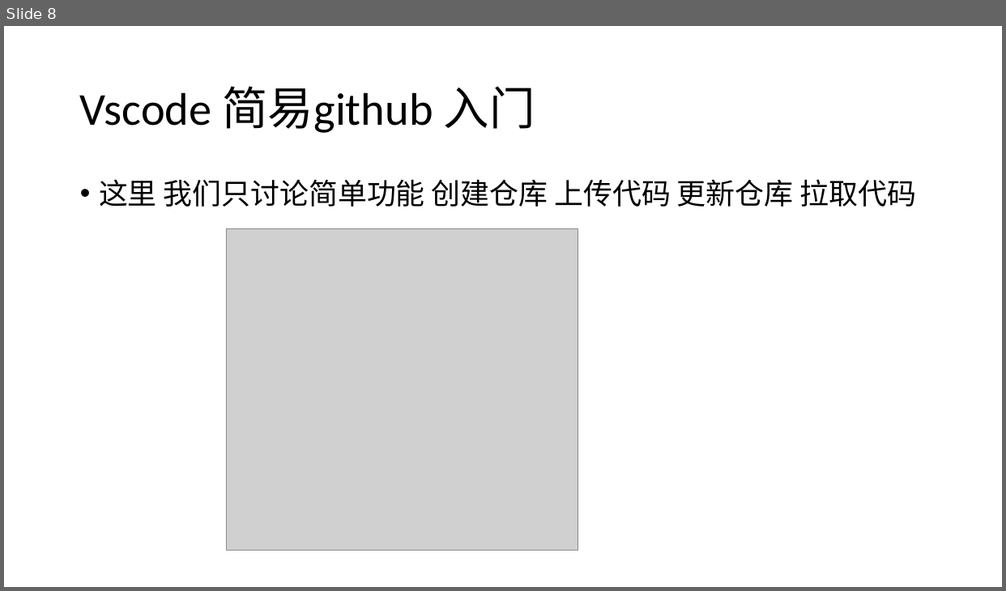
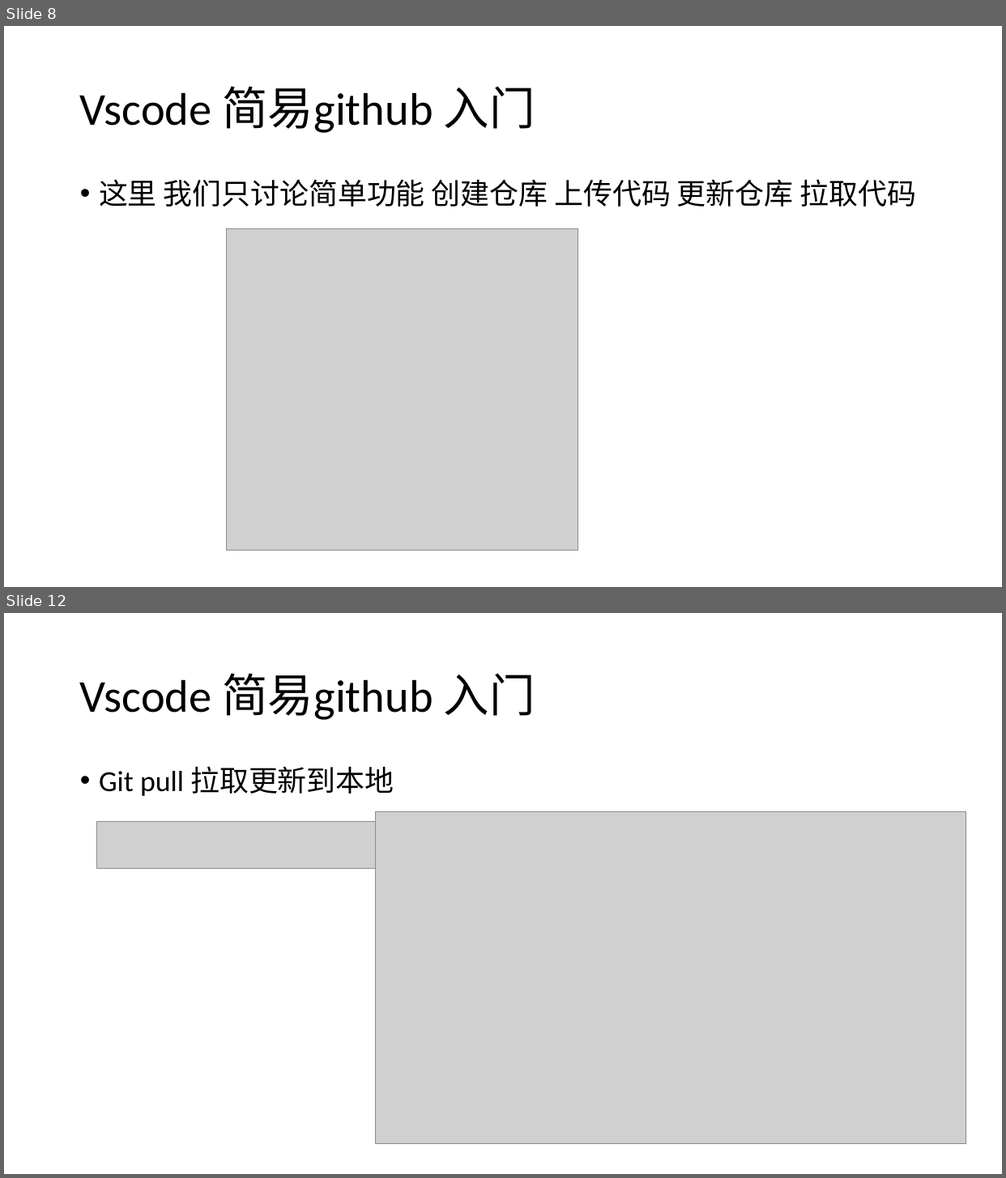
Before and after one commit to sfyzsr/learn, a slide deck: 1.pptx. Shown one above the other, each under a label of ours: slide 8 before the commit, slides 8 and 12 after it; the slides between them are not shown. The pictures are 1006x591 and 1006x1178 pixels, drawn with LibreOffice and Linux fonts; fonts in the diff are those of the drawing; grey boxes stand for pictures. Boxes give left, top, right and bottom in pixels: in the first picture for what was removed or moved away, otherwise in the second. Text is boxed around its words. In the diff, an @@ line names an element or a change of style, - is before the commit and + after.

```diff
--- a/1.pptx
+++ b/1.pptx
@@ slide 12 added at box(4, 613, 1002, 1174), background #FFFFFF @@
@@ title added at box(80, 673, 535, 720), 44 pt, text #000000 @@
+Vscode 简易github 入门
@@ text added at box(99, 766, 394, 796), 28 pt, text #000000 @@
+• Git pull 拉取更新到本地
@@ picture added at box(97, 822, 389, 868) @@
@@ picture added at box(375, 811, 966, 1144) @@
```
Also in this commit, not shown: 1 slide changed, 30 other slides added, 4 other files.
